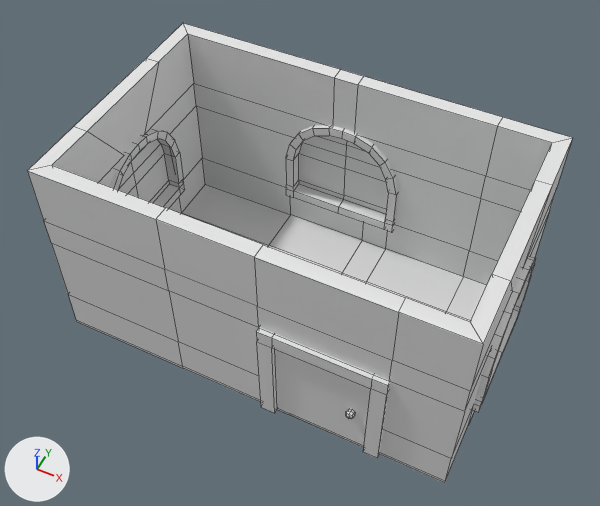
A saved change to the FBX model Assets/Objects/Town1/Models/CajaCasa 1.4 Interior 2.fbx.
Rendered twice from a camera (50 mm lens) standing at (41.31, 38.51, 14.52) and looking at (34.7, 51.73, -2.01). Arrows for +X, +Y and +Z are at lower left; the lights stay in place. Mesh edges are drawn as thin lines.

Objects in the first picture: 'Ventana 1.017'.
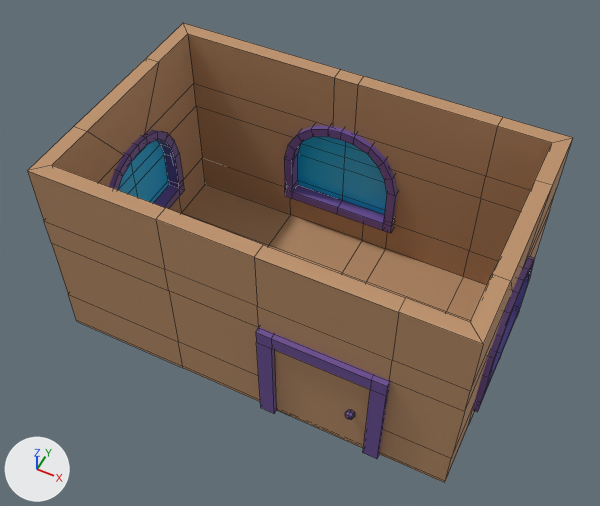
What differs and where, as boxes [x1, y1, x2, y2] in the pictures (600 x 506 px; the box of a moved part takes in the faces that stretch with it):
'Ventana 1.017', reshaped, moved, rescaled, turned: [27, 23, 572, 483] in both
part 1 of me_cubo_073, moved or reshaped: [27, 23, 572, 483] in both
part 2 of me_cubo_073, moved or reshaped: before [286, 125, 398, 232]; after [472, 256, 535, 412]
part 3 of me_cubo_073, moved or reshaped: before [109, 130, 185, 209]; after [284, 125, 397, 233]
part 4 of me_cubo_073, moved or reshaped: before [472, 256, 536, 412]; after [109, 130, 185, 209]
part 5 of me_cubo_073, moved or reshaped (not visible before): after [345, 410, 355, 420]
part 6 of me_cubo_073, added (brown): after [274, 350, 370, 448]
part 7 of me_cubo_073, moved or reshaped (not visible afterwards): before [346, 409, 355, 419]
part 8 of me_cubo_073, added (purple): after [256, 327, 390, 459]
part 9 of me_cubo_073, deleted: before [256, 327, 390, 458]
part 10 of me_cubo_073, deleted: before [275, 349, 371, 448]

The change in detail:
Material 'Material.089' (mat_material_089) is new.
Its base color is (0.163, 0.0841, 0.337) (purple #70529d).
Material 'Material.001' (mat_material_001) is new.
Its base color is (0.508, 0.283, 0.144) (brown #bd916a).
Its roughness is 0.773.
Material 'Material.002' (mat_material_002) is new.
Its base color is (0.163, 0.0841, 0.337) (purple #70529d).
Material 'Material.003' (mat_material_003) is new.
Its base color is (0.0, 0.542, 1.0) (cyan #00c2ff).
Its roughness is 0.3.
Material 'Material.090' (mat_material_090) is new.
Its base color is (0.508, 0.283, 0.144) (brown #bd916a).
Its roughness is 0.773.
me_cubo_073 is used by ob_ventana_1_017; location (29.38, 52.03, -2.02); rotation (0.0, 0.0, 1.571), in degrees (0, 0, 90); scale (0.832, 1.02, 0.832).
me_cubo_073 had 604 vertices, 596 faces and spanned x -4.36..4.41, y -10.83..0.45, z -3.2..3.85.
me_cubo_073 now has 604 vertices, 596 faces and spans x -2.6..2.82, y -1.66..1.78, z -1.0..1.77.
me_cubo_073 part 1: the loose piece of 178 vertices spanning x -4.09..4.23, y -10.68..0.31, z -3.2..3.85 is multiplied about its middle by the matrix ((0.0, -0.481, 0.0), (0.393, 0.0, 0.0), (0.0, 0.0, 0.393)), then moved by (0.04, 5.27, 0.06), in mat_material_001 (brown #bd916a).
me_cubo_073 part 2: the loose piece of 114 vertices spanning x 3.56..4.41, y -6.63..-3.15, z -1.95..1.92 is scaled about its middle by (0.393, 0.481, 0.393), then moved by (-1.34, 4.94, 0.28).
me_cubo_073 part 3: the loose piece of 114 vertices spanning x -2.13..2.13, y -0.24..0.45, z -1.95..1.92 is scaled about its middle by (0.393, 0.481, 0.393), then moved by (-0.05, 1.5, 0.26).
me_cubo_073 part 4: the loose piece of 114 vertices spanning x -2.13..2.13, y -10.83..-10.14, z -1.95..1.92 is multiplied about its middle by the matrix ((0.0, -0.481, 0.0), (0.393, 0.0, 0.0), (0.0, 0.0, 0.393)), then moved by (-2.44, 10.54, 0.27).
me_cubo_073 part 5: the loose piece of 26 vertices spanning x -3.74..-3.45, y -8.26..-8.02, z -1.55..-1.26 is turned 90 degrees about the z axis through its middle and scaled by 0.415, then moved by (5.12, 6.53, 1.11), in mat_material_089 (purple #70529d).
me_cubo_073 part 6: a new loose piece, a box spanning x 0.54..1.74, y -1.57..-1.39, z -0.99..0.41, in mat_material_090 (brown #bd916a).
me_cubo_073 part 7: the loose piece of 26 vertices spanning x -4.36..-4.07, y -8.26..-8.02, z -1.55..-1.26 is turned 90 degrees about the z axis through its middle and scaled by 0.415, then moved by (5.74, 6.77, 1.11), in mat_material_089 (purple #70529d).
me_cubo_073 part 8: a new loose piece of 24 vertices spanning x 0.34..1.92, y -1.62..-1.29, z -0.99..0.6, in mat_material_002 (purple #70529d).
me_cubo_073 part 9: the loose piece of 24 vertices spanning x -4.27..-3.42, y -8.96..-5.68, z -3.16..0.87 is deleted.
me_cubo_073 part 10: the loose piece of 8 vertices spanning x -4.12..-3.68, y -8.58..-6.08, z -3.16..0.39 is deleted.
me_cubo_073 now uses material mat_material_002 (purple #70529d).
me_cubo_073 now uses material mat_material_001 (brown #bd916a).
me_cubo_073 now uses material mat_material_003 (cyan #00c2ff).
me_cubo_073 now uses material mat_material_090 (brown #bd916a).
me_cubo_073 now uses material mat_material_089 (purple #70529d).
Object 'Ventana 1.017' (ob_ventana_1_017) turns from (0, 0, 90) to (0, 0, 0) degrees about x, y and z.
Object 'Ventana 1.017' (ob_ventana_1_017) moves from (29.38, 52.03, -2.02) to (34.44, 51.9, -2.56).
Object 'Ventana 1.017' (ob_ventana_1_017) is rescaled from (0.832, 1.02, 0.832) to (2.12, 2.12, 2.12).
